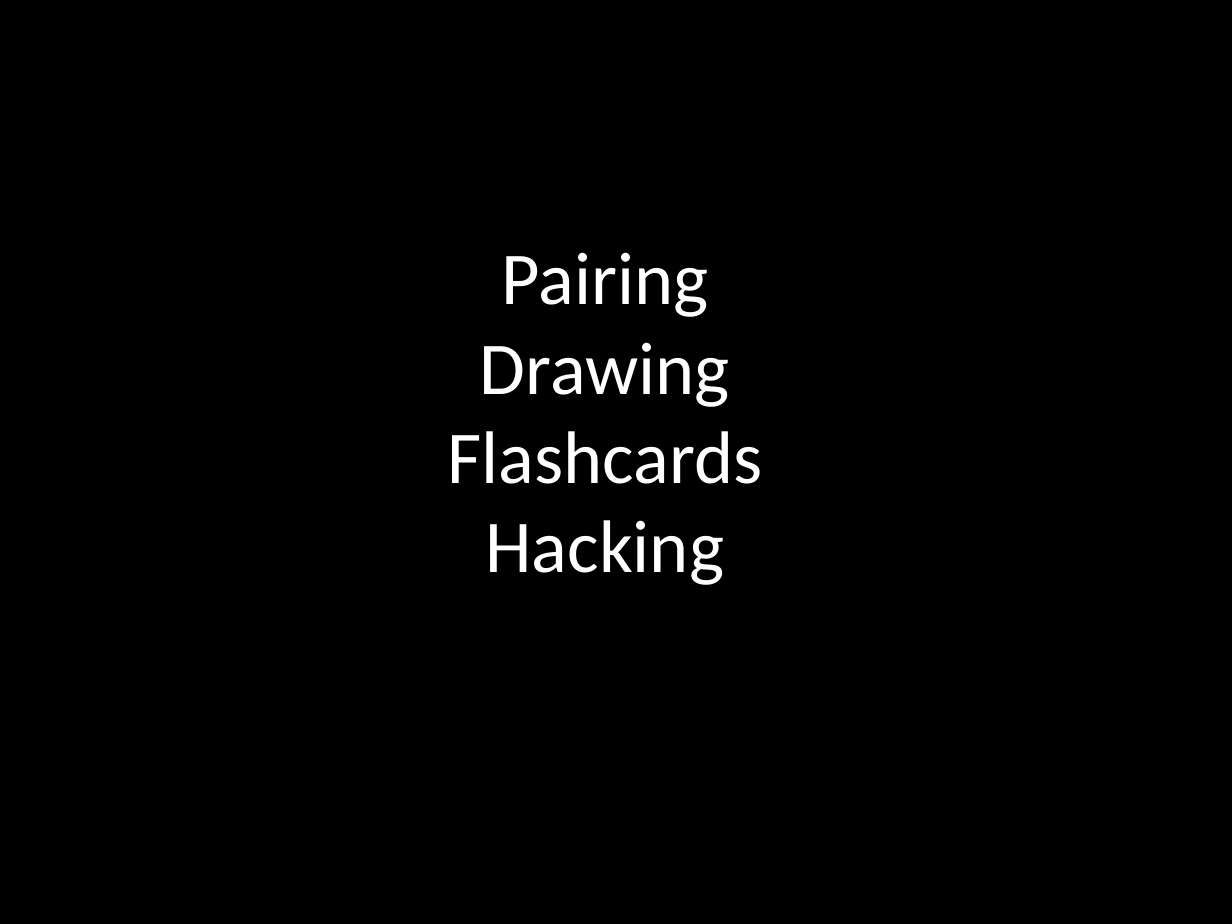
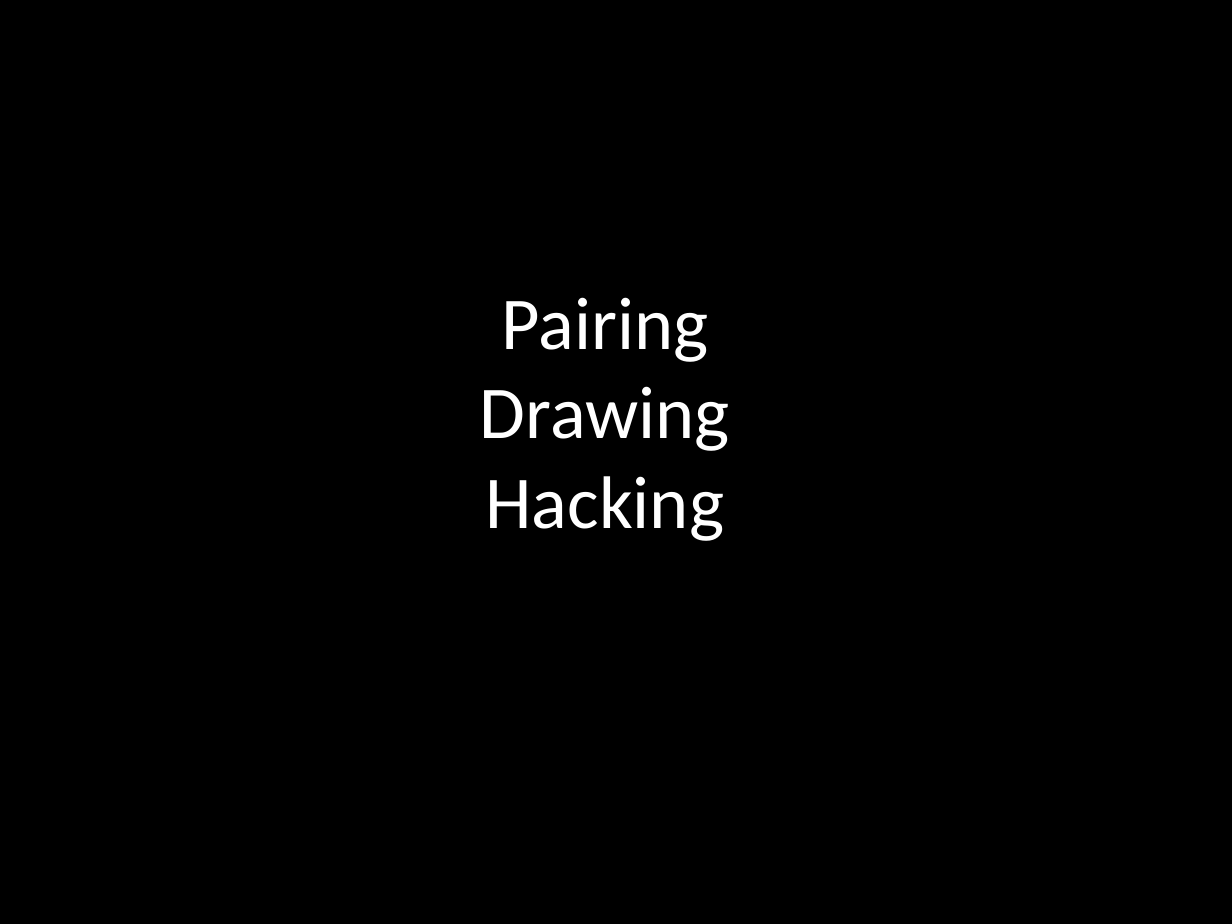
Before and after one commit to selenamarie/pyladiespdx-classes, a slide deck: slide 3 of intro_to_git/intro to git - branching and merging.odp. Drawn at 1232x924 pixels with LibreOffice and Linux fonts; fonts in the diff are those of the drawing. Boxes give left, top, right and bottom in pixels: in the first picture for what was removed or moved away, otherwise in the second. Text is boxed around its words. In the diff, an @@ line names an element or a change of style, - is before the commit and + after.

```diff
--- a/intro_to_git/intro to git - branching and merging.odp
+++ b/intro_to_git/intro to git - branching and merging.odp
@@ subtitle "Pairing": place and size @@
-subtitle "Pairing" at box(447, 252, 762, 585)
+subtitle "Pairing" at box(480, 297, 730, 541)
@@ subtitle at box(447, 431, 762, 484): paragraph removed @@
-Flashcards
```
Also in this commit, not shown: 13 other slides changed, 2 slides added, 1 slide removed, 2 other files.
